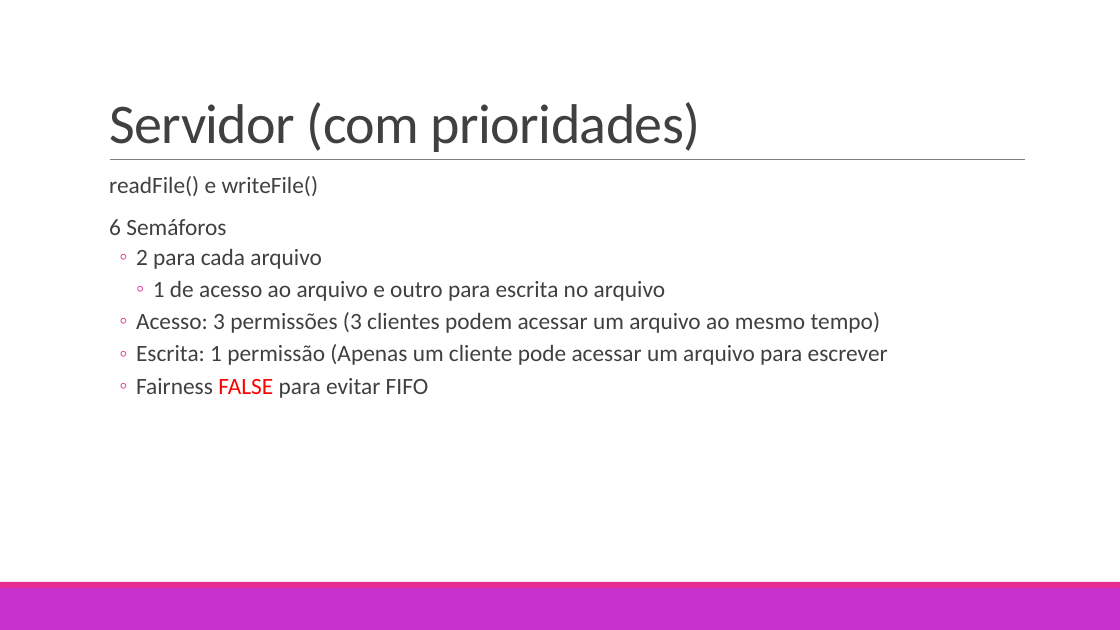
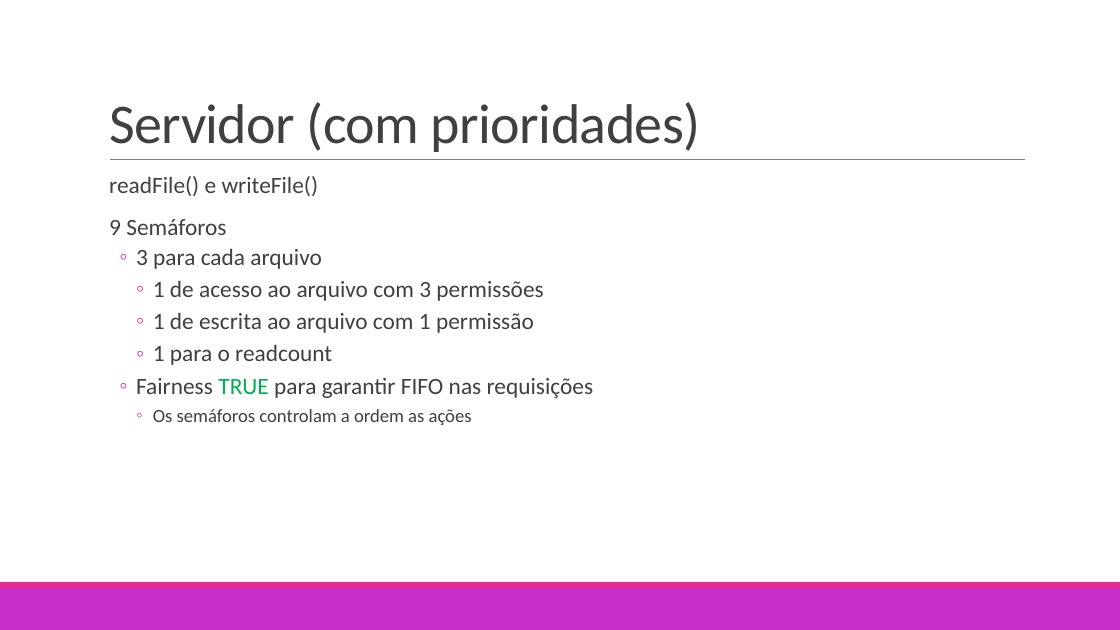
Before and after one commit to ddszb/SD_RMI, a slide deck: slide 6 of RMI.pptx. Drawn at 1120x630 pixels with LibreOffice and Linux fonts; fonts in the diff are those of the drawing. Boxes give left, top, right and bottom in pixels: in the first picture for what was removed or moved away, otherwise in the second. Text is boxed around its words. In the diff, an @@ line names an element or a change of style, - is before the commit and + after.

```diff
--- a/RMI.pptx
+++ b/RMI.pptx
@@ text at (x1=109, y1=219, x2=594, y2=425): text changed @@
-  6 Semáforos
-  ◦ 2 para cada arquivo
-    ◦ 1 de acesso ao arquivo e outro para escrita no arquivo
-  ◦ Acesso: 3 permissões (3 clientes podem acessar um arquivo ao mesmo tempo)
-  ◦ Escrita: 1 permissão (Apenas um cliente pode acessar um arquivo para escrever
-  ◦ Fairness FALSE para evitar FIFO
+  9 Semáforos
+  ◦ 3 para cada arquivo
+    ◦ 1 de acesso ao arquivo com 3 permissões
+    ◦ 1 de escrita ao arquivo com 1 permissão
+    ◦ 1 para o readcount
+  ◦ Fairness TRUE para garantir FIFO nas requisições
+    ◦ Os semáforos controlam a ordem as ações
```
Also in this commit, not shown: 5 other slides changed, 1 other file.
